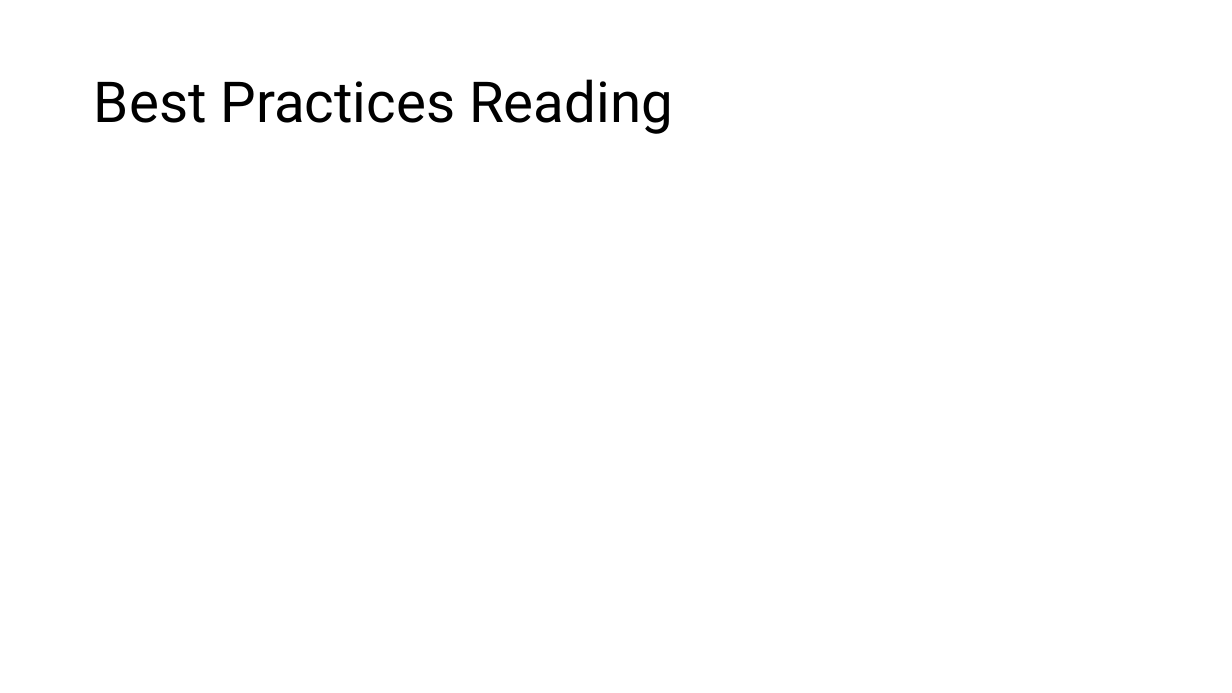
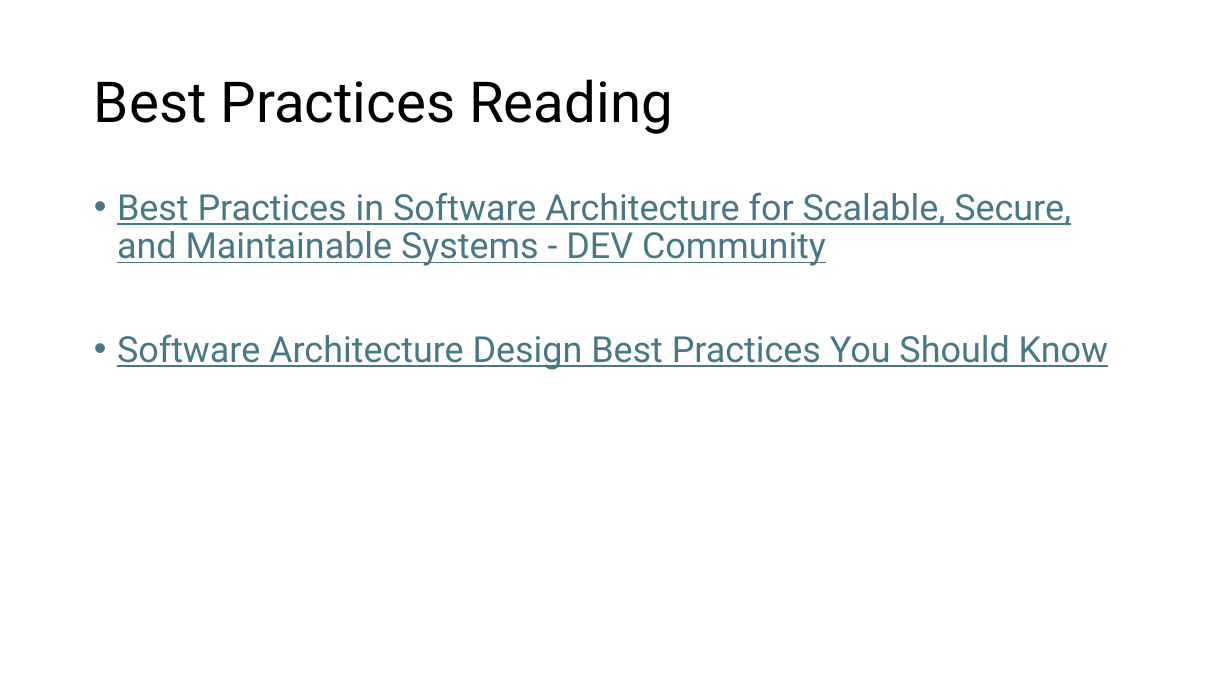
Before and after one commit to JonathanSolisP/design-course, a slide deck: slide 13 of Semana 6/Software Architecture.pptx. Drawn at 1232x693 pixels with LibreOffice and Linux fonts; fonts in the diff are those of the drawing. Boxes give left, top, right and bottom in pixels: in the first picture for what was removed or moved away, otherwise in the second. Text is boxed around its words. In the diff, an @@ line names an element or a change of style, - is before the commit and + after.

```diff
--- a/Semana 6/Software Architecture.pptx
+++ b/Semana 6/Software Architecture.pptx
@@ text added at (117,192,1108,370), 28 pt, text #467886, underline @@
+• Best Practices in Software Architecture for Scalable, Secure, and Maintainable Systems - DEV Community
+• Software Architecture Design Best Practices You Should Know
```
Also in this commit, not shown: 1 other slide changed, 23 other files.
